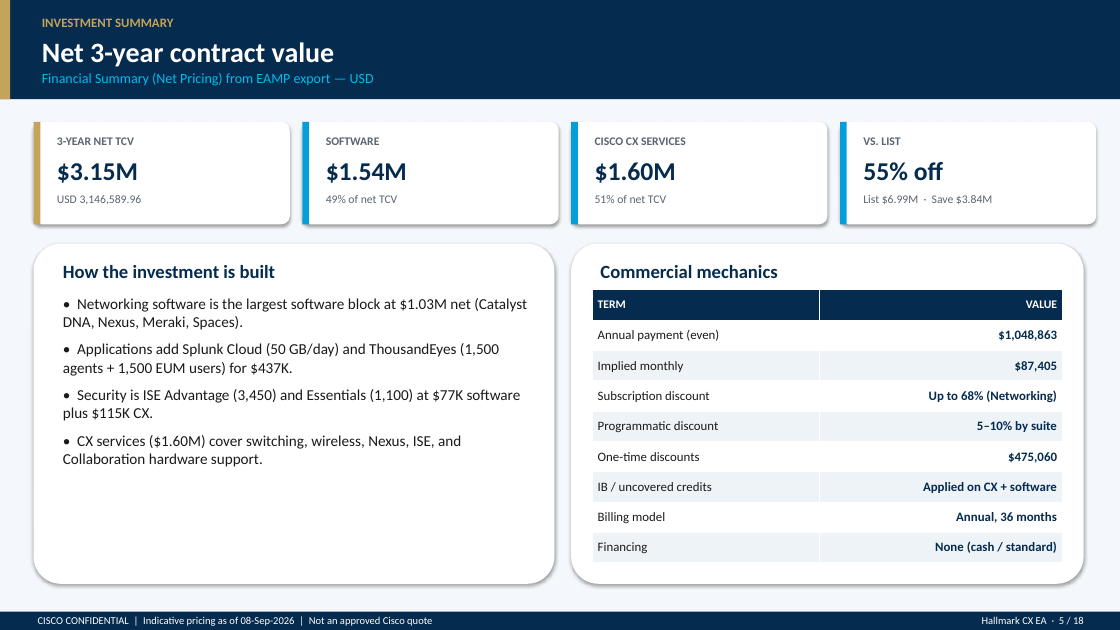
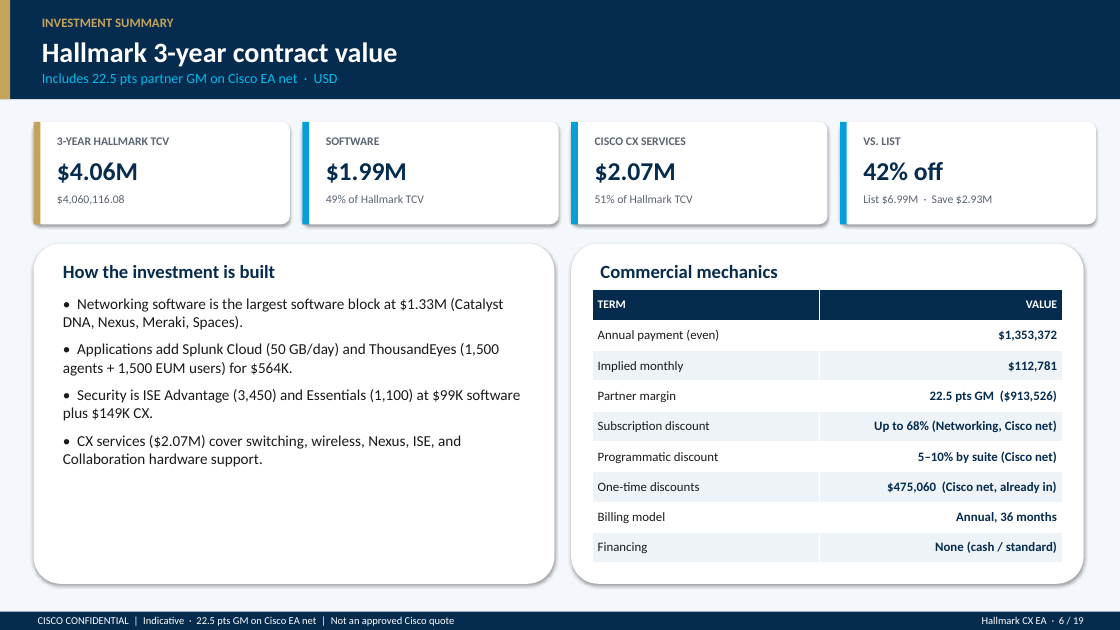
Before and after one commit to chchilds/cxvx, a slide deck: slide 6 of Hallmark_Cards_Cisco_Enterprise_Agreement.pptx (slide 5 before the commit). Drawn at 1120x630 pixels with LibreOffice and Linux fonts; fonts in the diff are those of the drawing. Boxes give left, top, right and bottom in pixels: in the first picture for what was removed or moved away, otherwise in the second. Text is boxed around its words. In the diff, an @@ line names an element or a change of style, - is before the commit and + after.

```diff
--- a/Hallmark_Cards_Cisco_Enterprise_Agreement.pptx
+++ b/Hallmark_Cards_Cisco_Enterprise_Agreement.pptx
@@ text at (42,42,398,67): text changed @@
-Net 3-year contract value
+Hallmark 3-year contract value
@@ text at (42,73,338,85): text changed @@
-Financial Summary (Net Pricing) from EAMP export — USD
+Includes 22.5 pts partner GM on Cisco EA net · USD
@@ text at (57,137,170,145): text changed @@
-3-YEAR NET TCV
+3-YEAR HALLMARK TCV
@@ text at (57,162,138,183): text changed @@
-$3.15M
+$4.06M
@@ text at (326,163,407,183): text changed @@
-$1.54M
+$1.99M
@@ text at (595,163,676,183): text changed @@
-$1.60M
+$2.07M
@@ text at (863,162,943,181): text changed @@
-55% off
+42% off
@@ text at (57,195,125,204): text changed @@
-USD 3,146,589.96
+$4,060,116.08
@@ text at (326,195,424,203): text changed @@
-49% of net TCV
+49% of Hallmark TCV
@@ text at (595,195,693,203): text changed @@
-51% of net TCV
+51% of Hallmark TCV
@@ text at (863,195,992,204): text changed @@
-List $6.99M · Save $3.84M
+List $6.99M · Save $2.93M
@@ text at (63,298,521,467): text changed @@
-• Networking software is the largest software block at $1.03M net (Catalyst DNA, Nexus, Meraki, Spaces).
-• Applications add Splunk Cloud (50 GB/day) and ThousandEyes (1,500 agents + 1,500 EUM users) for $437K.
-• Security is ISE Advantage (3,450) and Essentials (1,100) at $77K software plus $115K CX.
-• CX services ($1.60M) cover switching, wireless, Nexus, ISE, and Collaboration hardware support.
+• Networking software is the largest software block at $1.33M (Catalyst DNA, Nexus, Meraki, Spaces).
+• Applications add Splunk Cloud (50 GB/day) and ThousandEyes (1,500 agents + 1,500 EUM users) for $564K.
+• Security is ISE Advantage (3,450) and Essentials (1,100) at $99K software plus $149K CX.
+• CX services ($2.07M) cover switching, wireless, Nexus, ISE, and Collaboration hardware support.
@@ table at (592,290,1063,563) @@
-row 2, column 2: $1,048,863
+row 2, column 2: $1,353,372
-row 3, column 2: $87,405
+row 3, column 2: $112,781
-row 4, column 1: Subscription discount
+row 4, column 1: Partner margin
-row 4, column 2: Up to 68% (Networking)
+row 4, column 2: 22.5 pts GM ($913,526)
-row 5, column 1: Programmatic discount
+row 5, column 1: Subscription discount
-row 5, column 2: 5–10% by suite
+row 5, column 2: Up to 68% (Networking, Cisco net)
-row 6, column 1: One-time discounts
+row 6, column 1: Programmatic discount
-row 6, column 2: $475,060
+row 6, column 2: 5–10% by suite (Cisco net)
-row 7, column 1: IB / uncovered credits
+row 7, column 1: One-time discounts
-row 7, column 2: Applied on CX + software
+row 7, column 2: $475,060 (Cisco net, already in)
@@ text at (38,616,454,626): text changed @@
-CISCO CONFIDENTIAL | Indicative pricing as of 08-Sep-2026 | Not an approved Cisco quote
+CISCO CONFIDENTIAL | Indicative · 22.5 pts GM on Cisco EA net | Not an approved Cisco quote
@@ text at (982,616,1084,624): text changed @@
-Hallmark CX EA · 5 / 18
+Hallmark CX EA · 6 / 19
```
Also in this commit, not shown: 17 other slides changed, 1 slide added, 1 other file.
